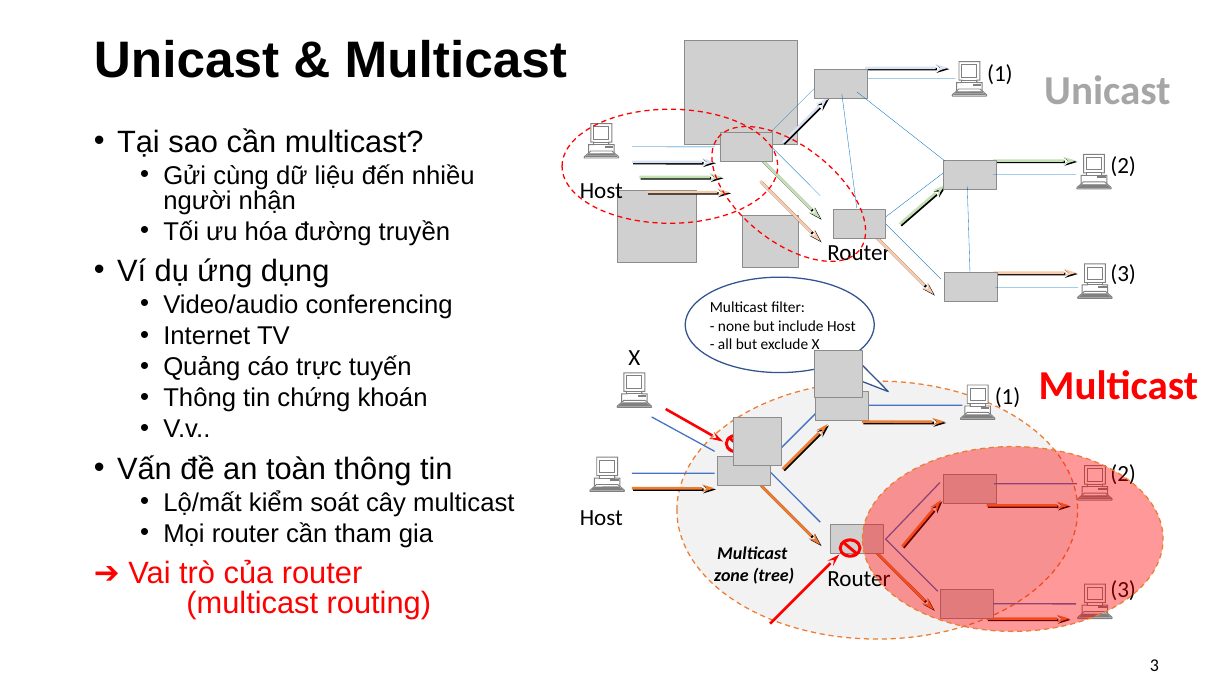
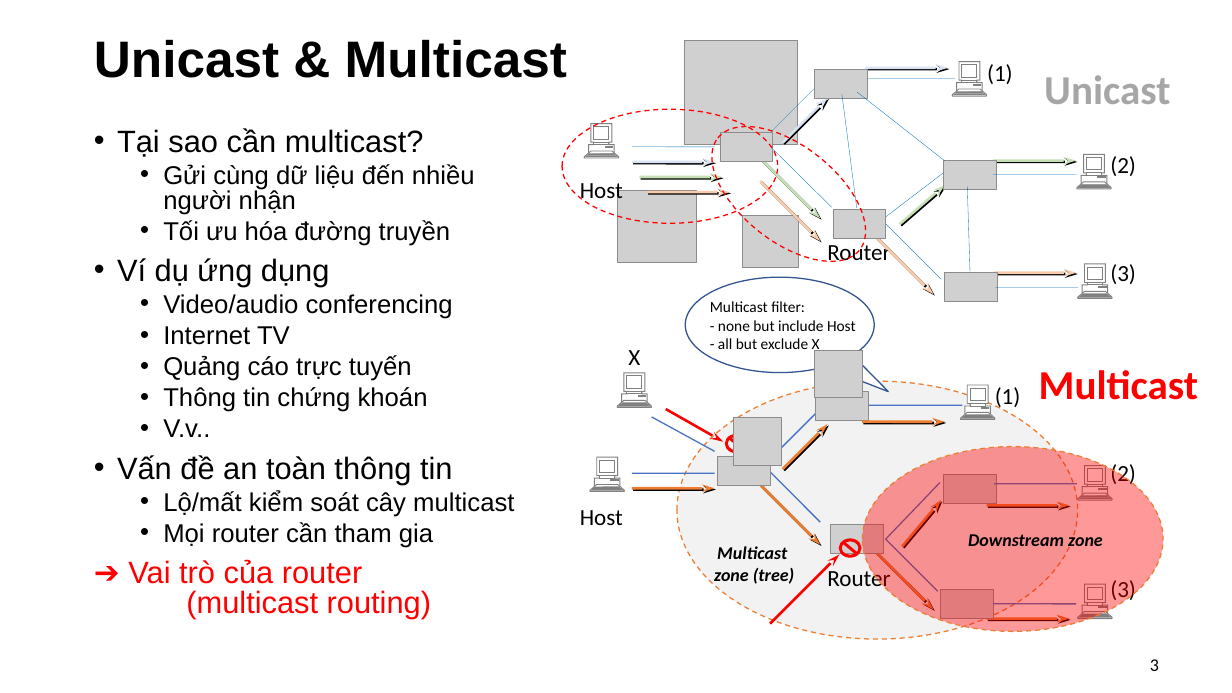
Before and after one commit to hoangphhut/AuthTool, a slide deck: slide 3 of data/Multicast/Thiết kế mạng IP_Chương 4_Multicast.pptx. Drawn at 1232x693 pixels with LibreOffice and Linux fonts; fonts in the diff are those of the drawing; grey boxes stand for pictures; background and template pictures are left out. Boxes give left, top, right and bottom in pixels: in the first picture for what was removed or moved away, otherwise in the second. Text is boxed around its words. In the diff, an @@ line names an element or a change of style, - is before the commit and + after.

```diff
--- a/data/Multicast/Thiết kế mạng IP_Chương 4_Multicast.pptx
+++ b/data/Multicast/Thiết kế mạng IP_Chương 4_Multicast.pptx
@@ line moved from (768, 143) - (821, 196) to (770, 146) - (832, 207) @@
@@ text added at box(968, 531, 1103, 550), 14 pt, text #000000, bold, italic @@
+Downstream zone
```
Also in this commit, not shown: 8 other files.
